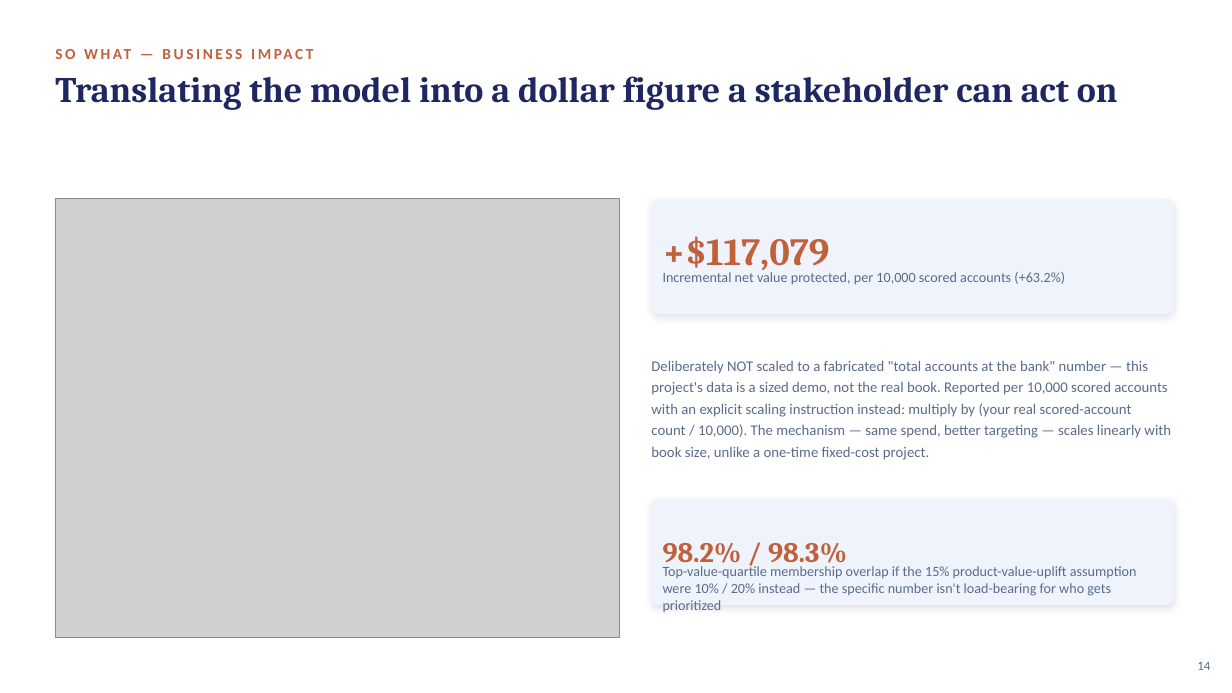
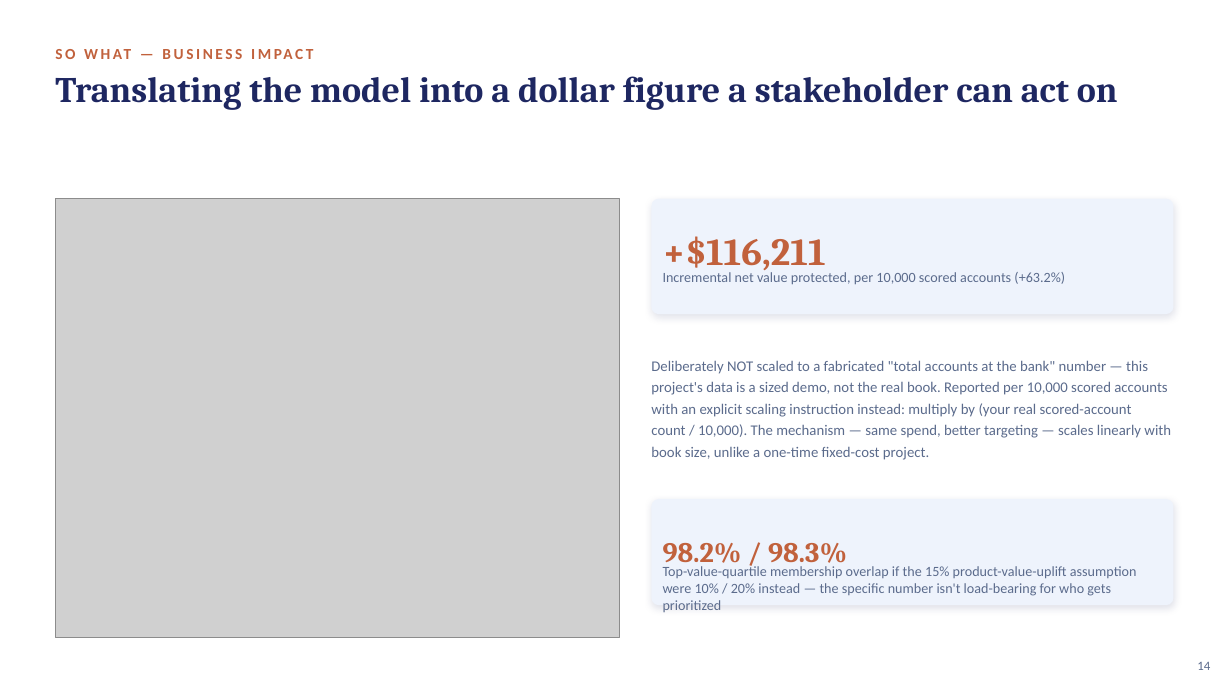
Before and after one commit to crystal1361/DDA-Retention, a slide deck: slide 14 of deck/vanguard_dda_deck.pptx. Drawn at 1232x693 pixels with LibreOffice and Linux fonts; fonts in the diff are those of the drawing; grey boxes stand for pictures. Boxes give left, top, right and bottom in pixels: in the first picture for what was removed or moved away, otherwise in the second. Text is boxed around its words. In the diff, an @@ line names an element or a change of style, - is before the commit and + after.

Commit message:
Rebuild deck + QA doc: updated dollar figures, new Q14, heading page-break fix

```diff
--- a/deck/vanguard_dda_deck.pptx
+++ b/deck/vanguard_dda_deck.pptx
@@ text at [663, 236, 826, 274]: text changed @@
-+$117,079
++$116,211
```
Also in this commit, not shown: 2 other files.
